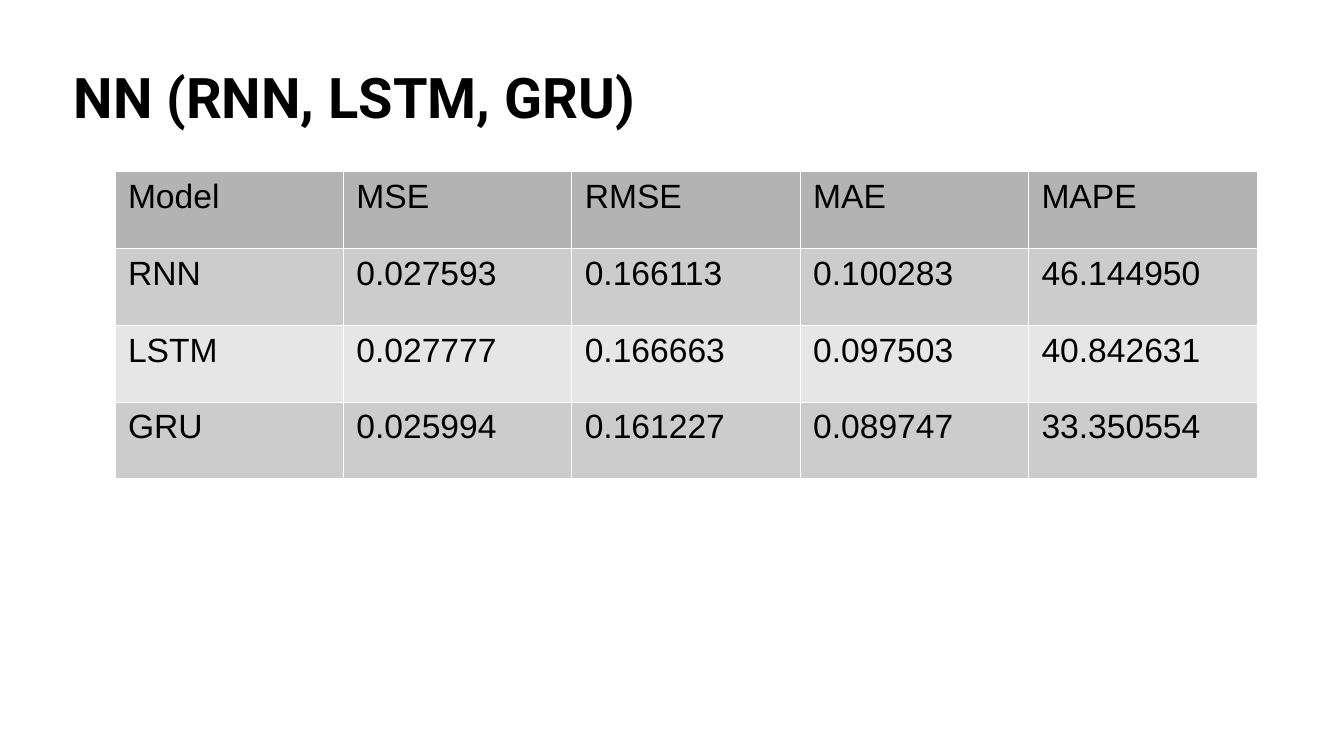
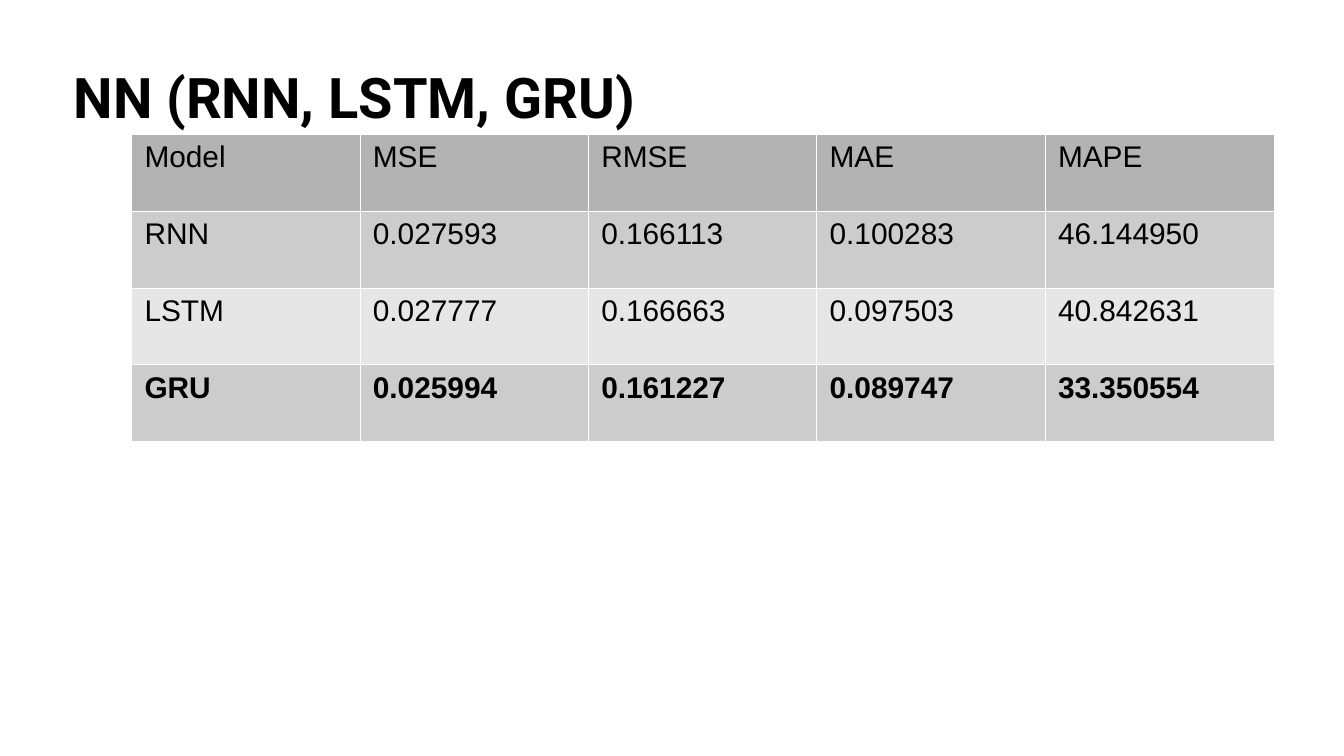
Before and after one commit to m0zart89/otus-ml-pro-2024-05, a slide deck: slide 29 of presentation.pptx (slide 28 before the commit). Drawn at 1344x756 pixels with LibreOffice and Linux fonts; fonts in the diff are those of the drawing; background and template pictures are left out. Boxes give left, top, right and bottom in pixels: in the first picture for what was removed or moved away, otherwise in the second. Text is boxed around its words. In the diff, an @@ line names an element or a change of style, - is before the commit and + after.

```diff
--- a/presentation.pptx
+++ b/presentation.pptx
@@ table at box(132, 134, 1274, 442) @@
@@ size 18 to 16 pt @@
@@ bold on in "GRU", "0.025994", "0.161227", "0.089747" and 1 more places @@
@@ table: place and size @@
-table at box(114, 171, 1257, 478)
+table at box(132, 134, 1274, 442)
```
Also in this commit, not shown: 24 other slides changed, 1 slide added.
